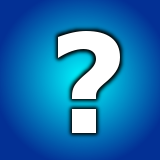
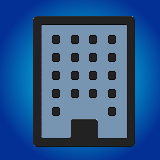
Two versions of the same layered image (160x160). Layer-by-layer changes:
moved "?#1" into group "Unknown" over [58, 31, 120, 133]
moved "?" into group "Unknown" over [51, 24, 127, 140]
added group "Building" with 3 layers above "New Layer#1" over [33, 16, 135, 147]
added layer "Windows" in group "Building" over [52, 35, 116, 116]
added layer "Building Outline" in group "Building" over [33, 16, 135, 147]
added layer "Layer" in group "Building" over [38, 22, 130, 142]
